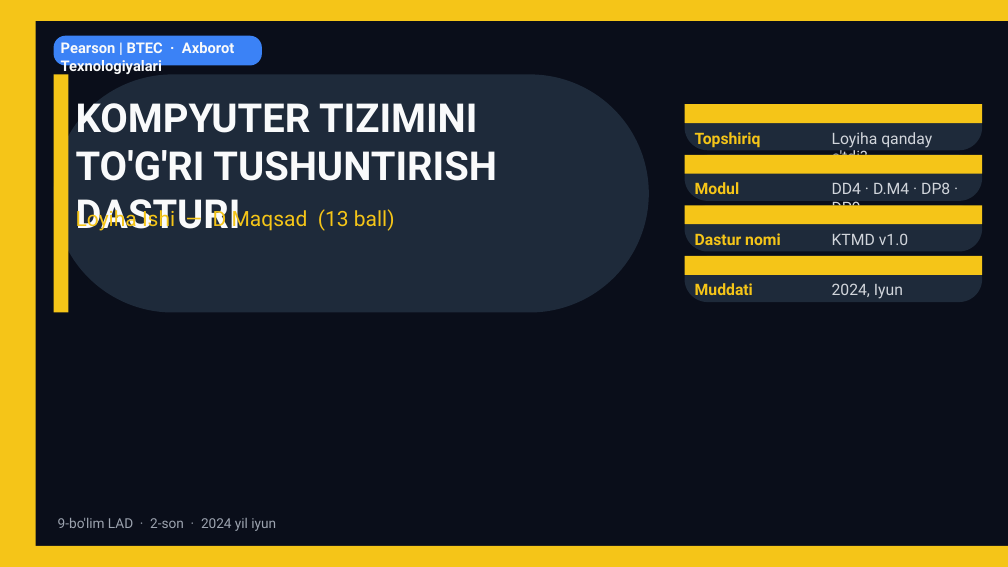
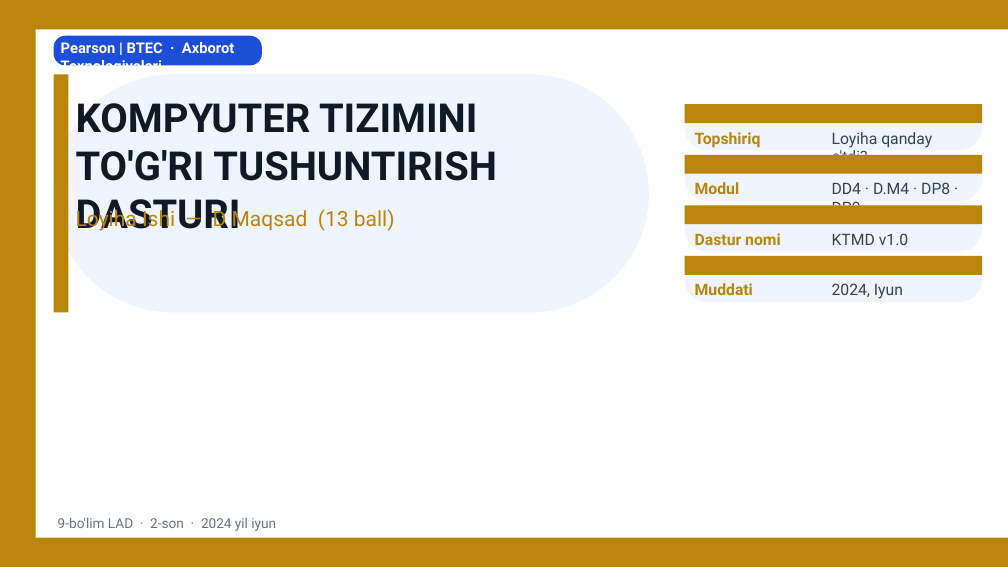
Before and after one commit to safarovman/paket-, a slide deck: slide 1 of loyiha_ishi.pptx. Drawn at 1008x567 pixels with LibreOffice and Linux fonts; fonts in the diff are those of the drawing. Boxes give left, top, right and bottom in pixels: in the first picture for what was removed or moved away, otherwise in the second. Text is boxed around its words. In the diff, an @@ line names an element or a change of style, - is before the commit and + after.

Commit message:
Update: loyiha ishi - oq fon, to'q matnlar bilan yangilandi

```diff
--- a/loyiha_ishi.pptx
+++ b/loyiha_ishi.pptx
@@ background #F9FAFB to #FFFFFF @@
@@ rectangle: place and size @@
-rectangle at (0, 0, 1008, 21)
+rectangle at (0, 0, 1008, 29)
@@ rectangle: place and size @@
-rectangle at (0, 0, 36, 567)
+rectangle at (0, 29, 11, 538)
@@ rectangle removed at (0, 0, 1008, 567) @@
@@ rectangle added at (0, 0, 36, 567), fill #B8860B @@
@@ rounded rectangle at (54, 36, 262, 65): fill #3B82F6 to #1D4ED8 @@
@@ text "Pearson | BTEC · Axborot ..." at (61, 42, 234, 75): text colour #F9FAFB to #FFFFFF @@
@@ text "KOMPYUTER TIZIMINI" at (76, 103, 497, 231): text colour #F9FAFB to #111827 @@
@@ fill #F5C518 to #B8860B in 8 elements at (0, 0, 1008, 29), (0, 538, 1008, 567), (0, 29, 11, 538), (54, 74, 69, 312), (685, 104, 983, 123), (685, 155, 983, 174), (685, 206, 983, 225), (685, 256, 983, 275) @@
@@ fill #1E2A3A to #F0F4FF in 5 elements at (54, 74, 649, 312), (685, 104, 983, 150), (685, 155, 983, 201), (685, 206, 983, 252), (685, 256, 983, 302) @@
@@ text colour #F5C518 to #B8860B in 5 elements at (76, 207, 395, 233), (695, 132, 761, 148), (695, 182, 740, 194), (695, 233, 781, 245), (695, 283, 753, 295) @@
@@ text colour #D1D5DB to #374151 in 4 elements at (832, 132, 932, 155), (832, 182, 950, 206), (832, 233, 908, 245), (832, 283, 903, 299) @@
@@ rectangle: place and size @@
-rectangle at (0, 546, 1008, 567)
+rectangle at (0, 538, 1008, 567)
@@ text "9-bo'lim LAD · 2-son · ..." at (58, 518, 276, 531): text colour #9CA3AF to #6B7280 @@
```
Also in this commit, not shown: 12 other slides changed.
